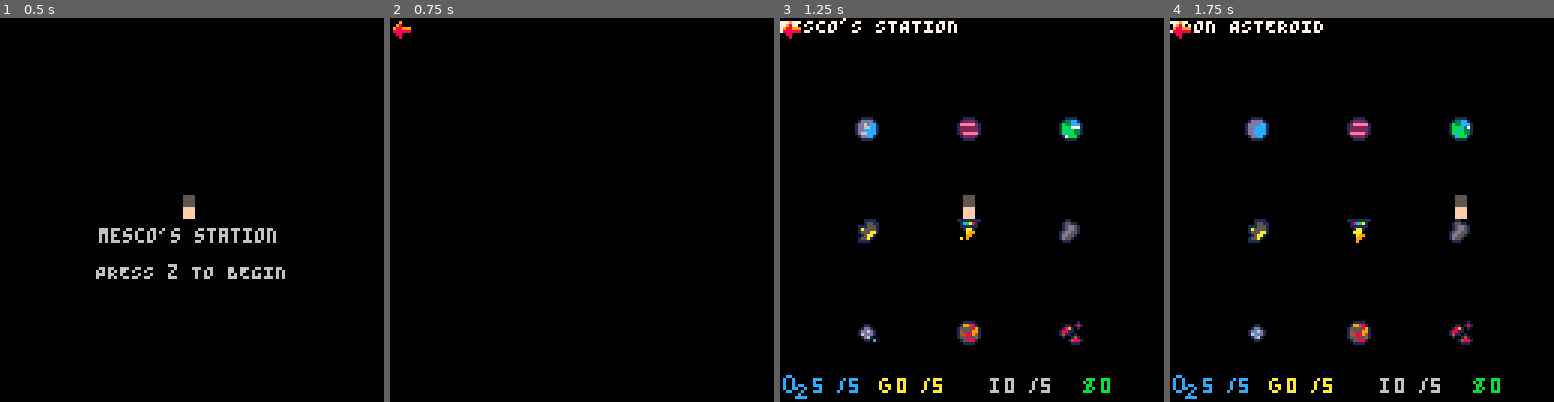
Above: before the commit, frames 1-4 (left to right).
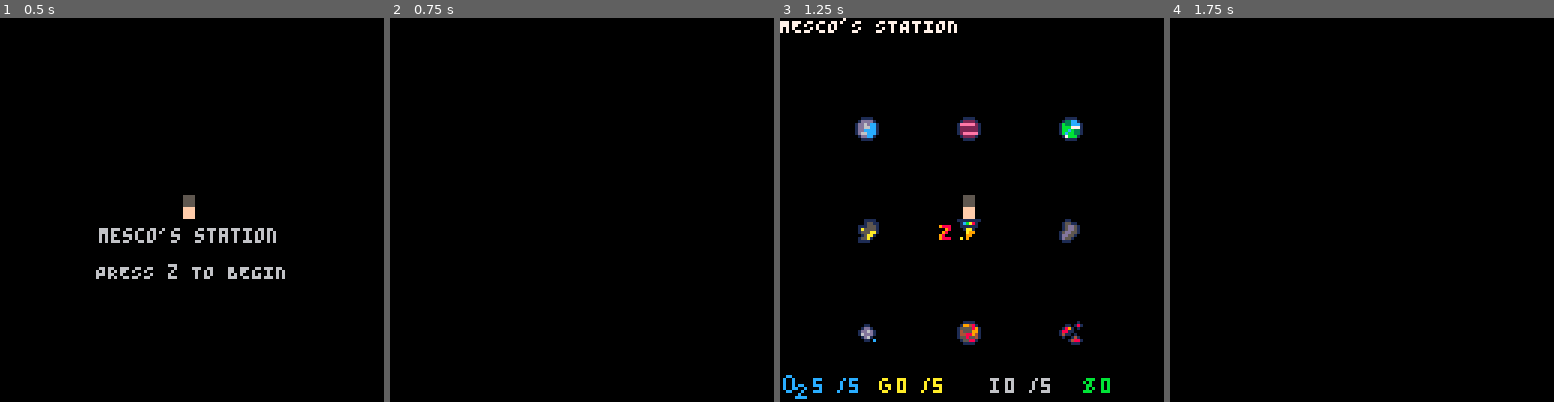
Above: after the commit, the same moments.

Repository: NeosCCV/pico-8-mescosstation
Game: PICO-8 cartridge regalo.p8
The game is run twice, just before and just after one commit, with the same random seed, the same clock (stepped at 60 frames per second) and the same inputs.
Inputs:
- Up to frame 1 (0.5 s): tap X (X key) at 0.33 s
- Up to frame 2 (0.75 s): tap O (Z key) at 0.7 s
- Up to frame 3 (1.25 s): tap X (X key) at 1.07 s
- Up to frame 4 (1.75 s): hold Right from 1.6 s (still down); tap O (Z key) at 1.7 s

Frame 1 is identical in both runs. In frame 2, 0.1% of the frame differs, in the area x 0-6%, y 0-6%; in frame 3, 0.2%; in frame 4, 4.1%, in the area x 0-86%, y 0-100%.

Commit message:
new movement, starting to do useful stuff

Diff:
--- a/regalo.p8
+++ b/regalo.p8
@@ -55,7 +55,7 @@
 	letterz={}
 	letterz.step=0
 	letterzframetrg=1
-	letterx={14,15}
+	letterxframe={14,15}
 	letterx={}
 	letterx.step=0
 	letterxframetrg=1
@@ -64,12 +64,15 @@
 	randompostrigger=0
 	--
 	playerpos=5
+	playerx=0
+	playery=0
 	--
 	planettext={"GAS GIANT","WATERY PLANET","EARTH-LIKE PLANET BUT UGLY","THE MOON?","MESCO'S STATION","LAVA PLANET (HOT)","BROKEN PLANET","GOLD ASTEROID","IRON ASTEROID"}
 	--
 	activeturn=1
 	abletomove=1
 	moves=0
+	firsttime=1
 	--
 	o2=5
 	maxo2=5
@@ -175,38 +178,56 @@
 	--1
 	if playerpos==1 then
 		spr(0,25,25)
+		playerx=25
+		playery=25
 	end
 	--2
 	if playerpos==2 then
 		spr(0,59,25)
+		playerx=59
+		playery=25
 	end
 	--3
 	if playerpos==3 then
 		spr(0,93,25)
+		playerx=93
+		playery=25
 	end
 	--4
 	if playerpos==4 then
 		spr(0,25,59)
+		playerx=25
+		playery=59
 	end
 	--5
 	if playerpos==5 then
 		spr(0,59,59)
+		playerx=59
+		playery=59
 	end
 	--6
 	if playerpos==6 then
 		spr(0,93,59)
+		playerx=93
+		playery=59
 	end
 	--7
 	if playerpos==7 then
 		spr(0,25,93)
+		playerx=25
+		playery=93
 	end
 	--8
 	if playerpos==8 then
 		spr(0,59,93)
+		playerx=59
+		playery=93
 	end
 	--9
 	if playerpos==9 then
 		spr(0,93,93)
+		playerx=93
+		playery=93
 	end
 end
 function tooltip()
@@ -241,38 +262,58 @@
 end
 --
 function playermovement()
-	if not (btn(4) or btn(5) or abletomove==0) then
-		if btnp(0)  then --izq
+	if abletomove==1 then
+		if (btn(0)) and not ((btn(1)) or (btn(2)) or (btn(3))) then
 			if not (playerpos==1 or playerpos==4 or playerpos==7) then
-				playerpos-=1
-				movedleft=1
+				spr((arrowlframe[arrowlframetrg]),playerx-8,playery)
+				spr((letterxframe[letterxframetrg]),playerx-8,playery-8)
+				if btn(5) then
+					playerpos-=1
+					abletomove=0
+					firsttime=0
+				end
 			end
 		end
-		if btnp(1) then --dcha
+		if (btn(1)) and not ((btn(0)) or (btn(2)) or (btn(3))) then
 			if not (playerpos==3 or playerpos==6 or playerpos==9) then
-				playerpos+=1
-				movedright=1
+				spr((arrowrframe[arrowrframetrg]),playerx+8,playery)
+				spr((letterxframe[letterxframetrg]),playerx+8,playery-8)
+				if btn(5) then
+					playerpos+=1
+					abletomove=0
+					firsttime=0
+				end
 			end
 		end
-		if btnp(2) then --up
+		if (btn(2)) and not ((btn(0)) or (btn(1)) or (btn(3))) then
 			if not (playerpos==1 or playerpos==2 or playerpos==3) then
-				playerpos-=3
-				movedup=1
+				spr((arrowuframe[arrowuframetrg]),playerx,playery-8)
+				spr((letterxframe[letterxframetrg]),playerx-8,playery-8)
+				if btn(5) then
+					playerpos-=3
+					abletomove=0
+					firsttime=0
+				end
 			end
 		end
-		if btnp(3) then --dwn
+		if (btn(3)) and not ((btn(0)) or (btn(1)) or (btn(2))) then
 			if not (playerpos==7 or playerpos==8 or playerpos==9) then
-				playerpos+=3
-				moveddown=1
-
+				spr((arrowdframe[arrowdframetrg]),playerx,playery+18)
+				spr((letterxframe[letterxframetrg]),playerx-8,playery+18)
+				if btn(5) then
+					playerpos+=3
+					abletomove=0
+					firsttime=0
+				end
 			end
 		end
 	end
 end
 --
 function turnpass()
---if
-
+if firsttime==0 then
+	spr((letterxframe[letterzframetrg]),playerx+8,playery+8)
+end
 
 
 
@@ -322,6 +363,7 @@
 --
 function upgradestation()
 	if playerpos==5 then
+		spr((letterzframe[letterzframetrg]),playerx-8,playery+8)
 		if btn(4) then
 			cls()
 		end
@@ -342,7 +384,7 @@
 	tooltip()
 	turnpass()
 	upgradestation()
-spr((arrowlframe[arrowlframetrg]),0,0)
+
 end
 
 function gameend()
